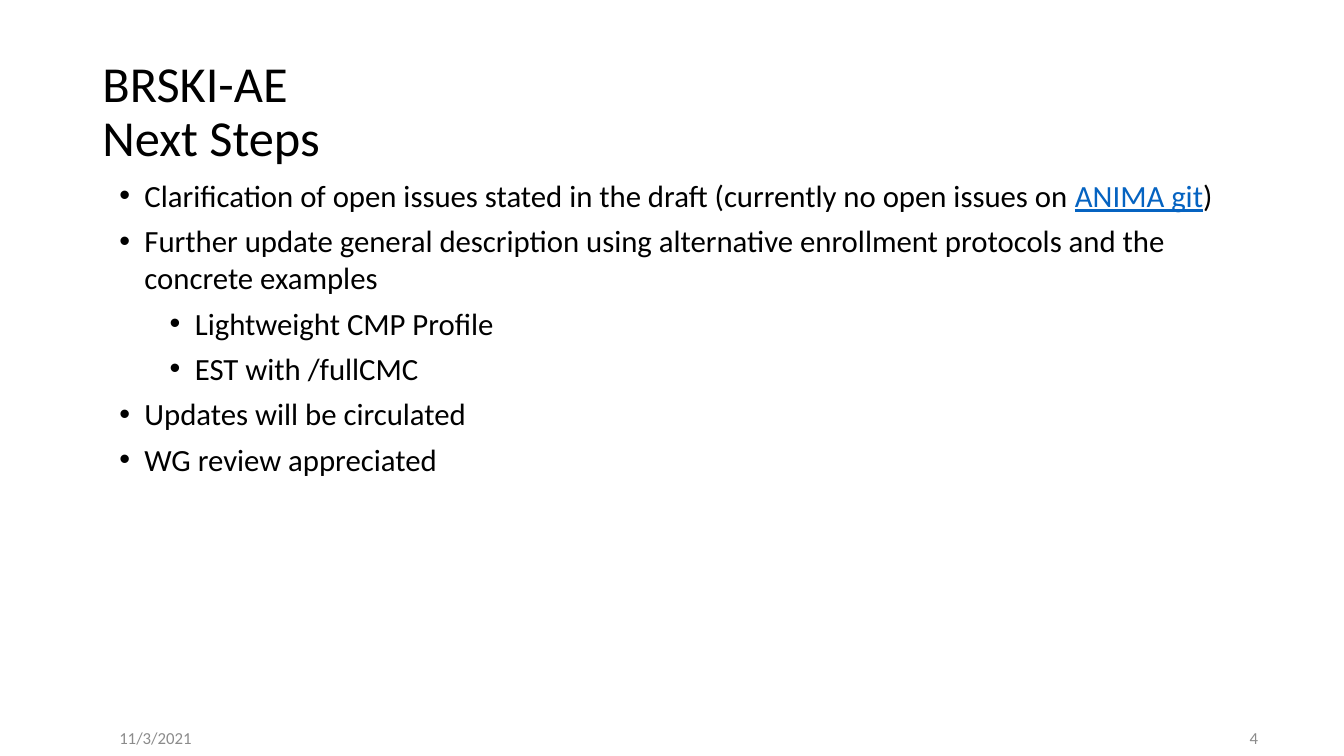
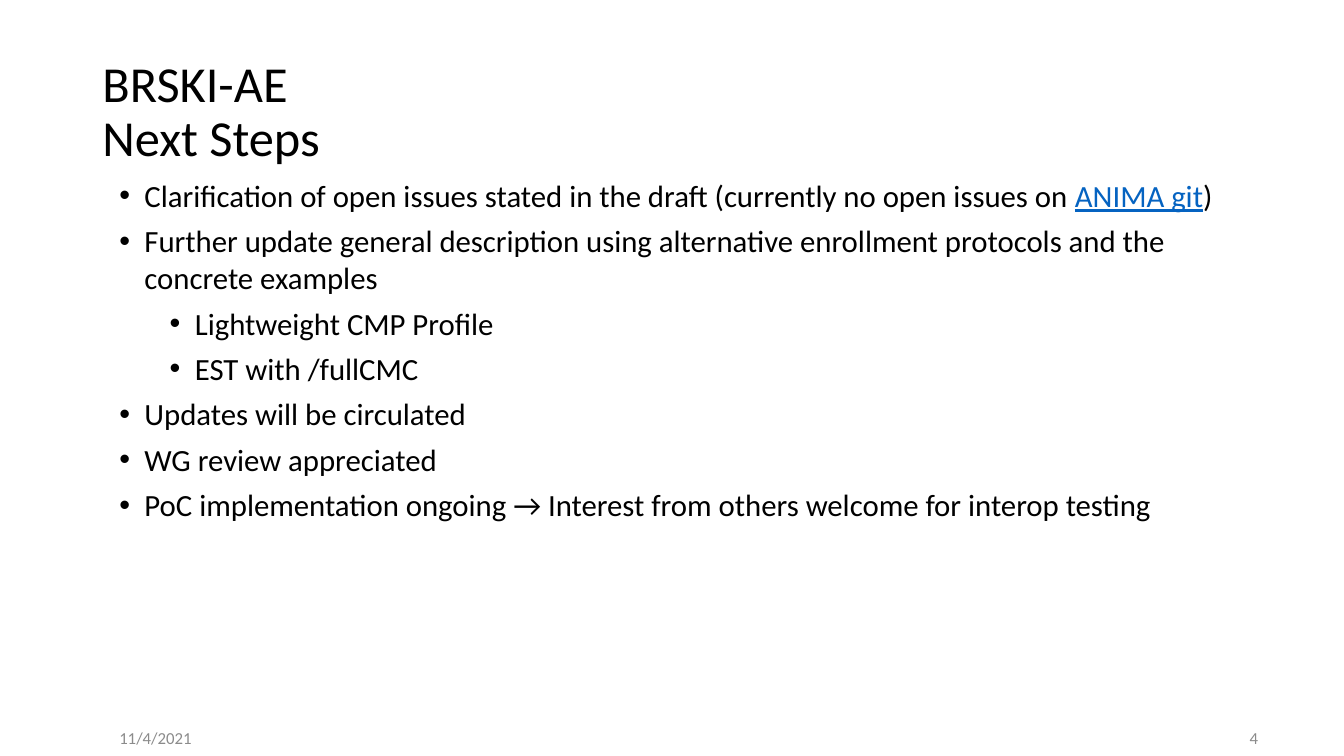
Before and after one commit to anima-wg/anima-brski-ae, a slide deck: slide 4 of presentations/slides-112-BRSKI-AE_BRSKI-PRM.pptx. Drawn at 1344x756 pixels with LibreOffice and Linux fonts; fonts in the diff are those of the drawing. Boxes give left, top, right and bottom in pixels: in the first picture for what was removed or moved away, otherwise in the second. Text is boxed around its words. In the diff, an @@ line names an element or a change of style, - is before the commit and + after.

Commit message:
Updated Next steps, Slides will be uploaded to the data tracker for IETF 112

```diff
--- a/presentations/slides-112-BRSKI-AE_BRSKI-PRM.pptx
+++ b/presentations/slides-112-BRSKI-AE_BRSKI-PRM.pptx
@@ text at (144,494,1151,522): paragraph added @@
+• PoC implementation ongoing → Interest from others welcome for interop testing
@@ text at (119,732,191,745): text changed @@
-11/3/2021
+11/4/2021
```
Also in this commit, not shown: 4 other slides changed, 1 other file.
